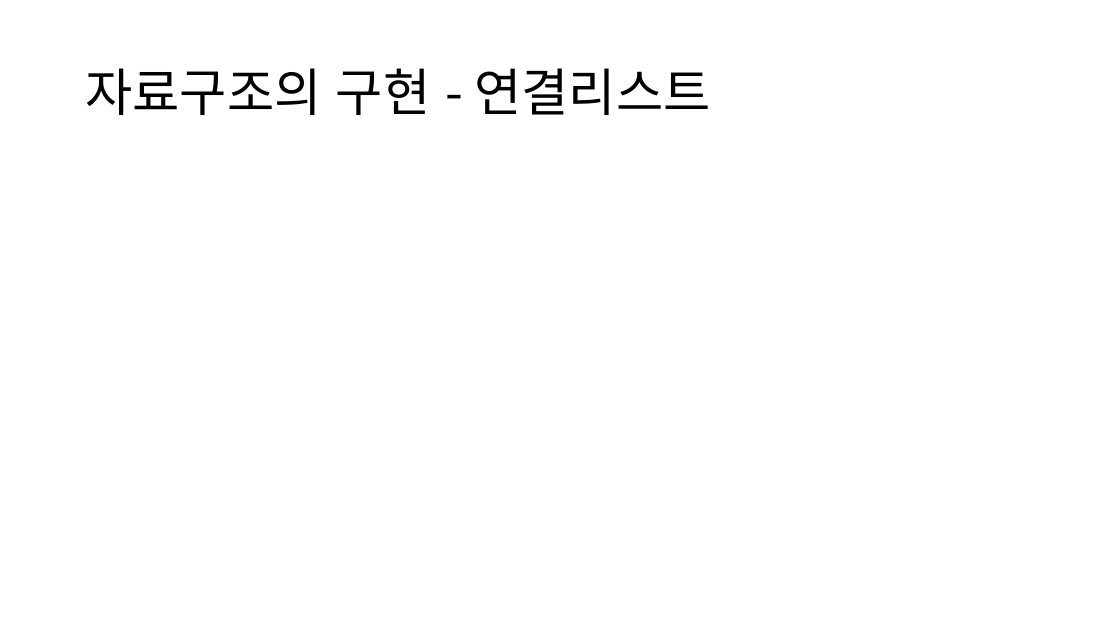
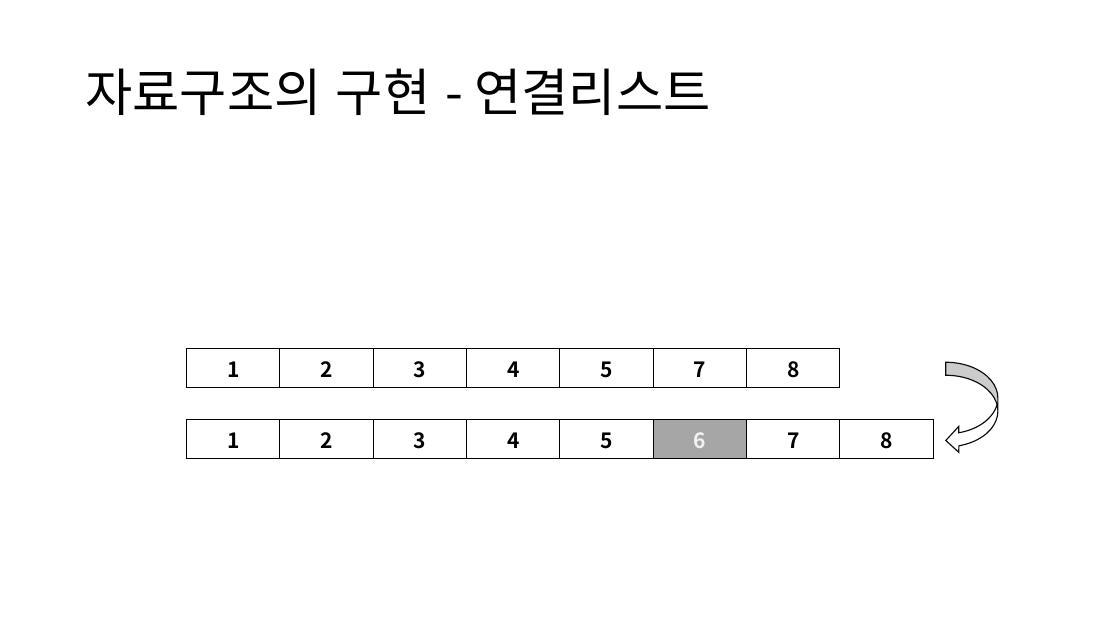
Before and after one commit to jjeong723/Study_note, a slide deck: slide 18 of 1st_study.pptx. Drawn at 1120x630 pixels with LibreOffice and Linux fonts; fonts in the diff are those of the drawing. Boxes give left, top, right and bottom in pixels: in the first picture for what was removed or moved away, otherwise in the second. Text is boxed around its words. In the diff, an @@ line names an element or a change of style, - is before the commit and + after.

```diff
--- a/1st_study.pptx
+++ b/1st_study.pptx
@@ table added at (187, 349, 839, 383), 1 rows, 7 columns @@
+1 | 2 | 3 | 4 | 5 | 7 | 8
@@ curved left arrow added at (946, 362, 998, 454), fill #FFFFFF, outline #0D0D0D 1 pt @@
@@ table added at (187, 419, 933, 454), 1 rows, 8 columns @@
+1 | 2 | 3 | 4 | 5 | 6 | 7 | 8
```
Also in this commit, not shown: 2 slides added, 7 other files.
